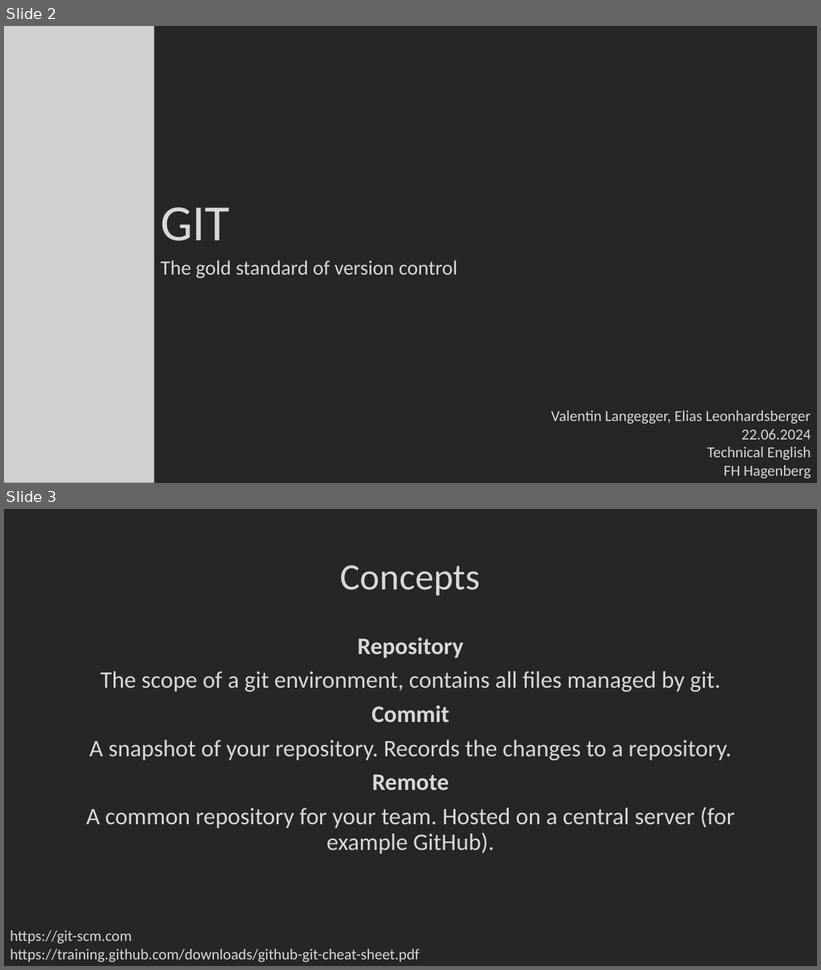
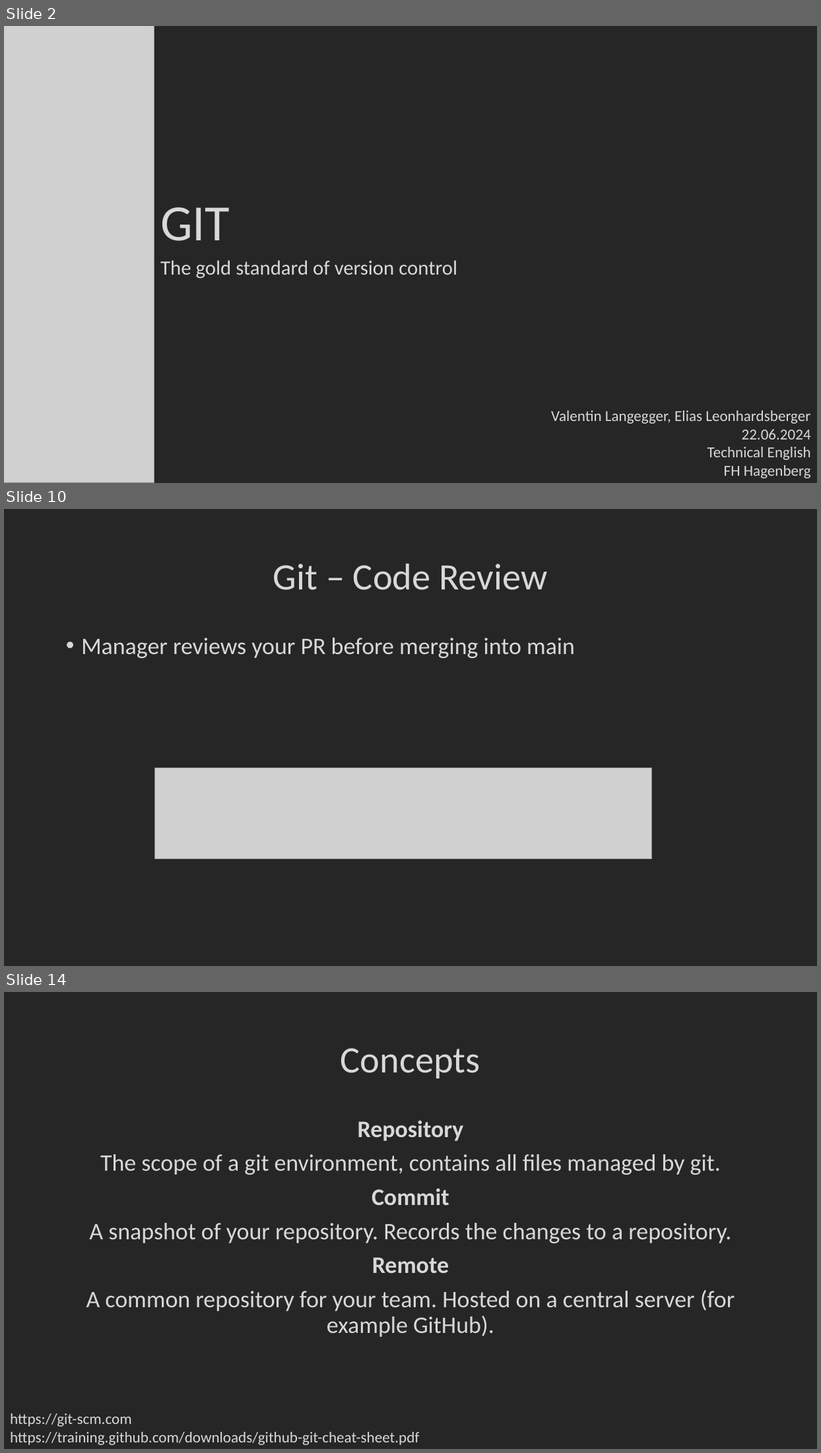
Before and after one commit to Xoechz/SEbaBB2, a slide deck: EN/GIT.pptx. Shown one above the other, each under a label of ours: slides 2 and 3 before the commit, slides 2, 10 and 14 after it; the slides between them are not shown. The pictures are 821x970 and 821x1453 pixels, drawn with LibreOffice and Linux fonts; fonts in the diff are those of the drawing; grey boxes stand for pictures; background and template pictures are left out. Boxes give left, top, right and bottom in pixels: in the first picture for what was removed or moved away, otherwise in the second. Text is boxed around its words. In the diff, an @@ line names an element or a change of style, - is before the commit and + after.

```diff
--- a/EN/GIT.pptx
+++ b/EN/GIT.pptx
@@ slide 10 added at [4, 509, 817, 966], background #262626 @@
@@ title added at [273, 564, 547, 590], 44 pt, text #D8D8D8 @@
+Git – Code Review
@@ text added at [81, 638, 575, 658], 28 pt, text #D8D8D8 @@
+• Manager reviews your PR before merging into main
@@ picture added at [155, 768, 652, 859] @@
@@ what was slide 3 is now slide 14 @@
```
Also in this commit, not shown: 1 slide changed, 11 other slides added.
